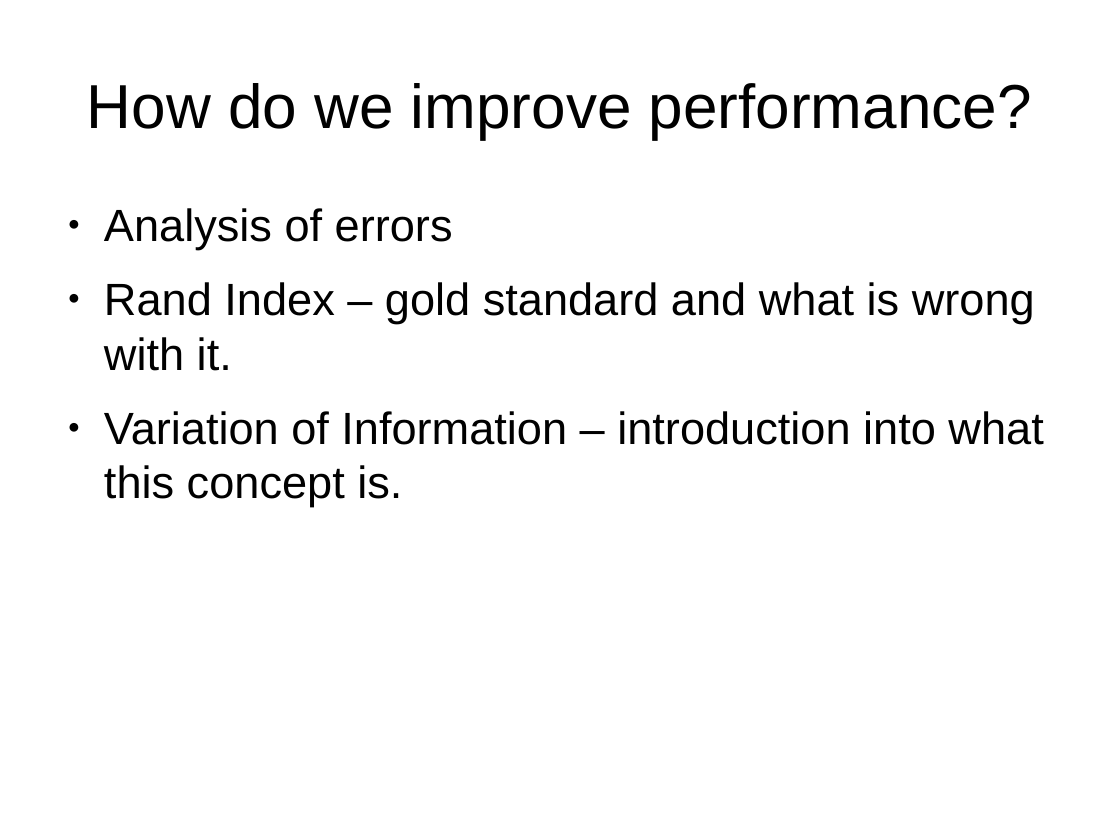
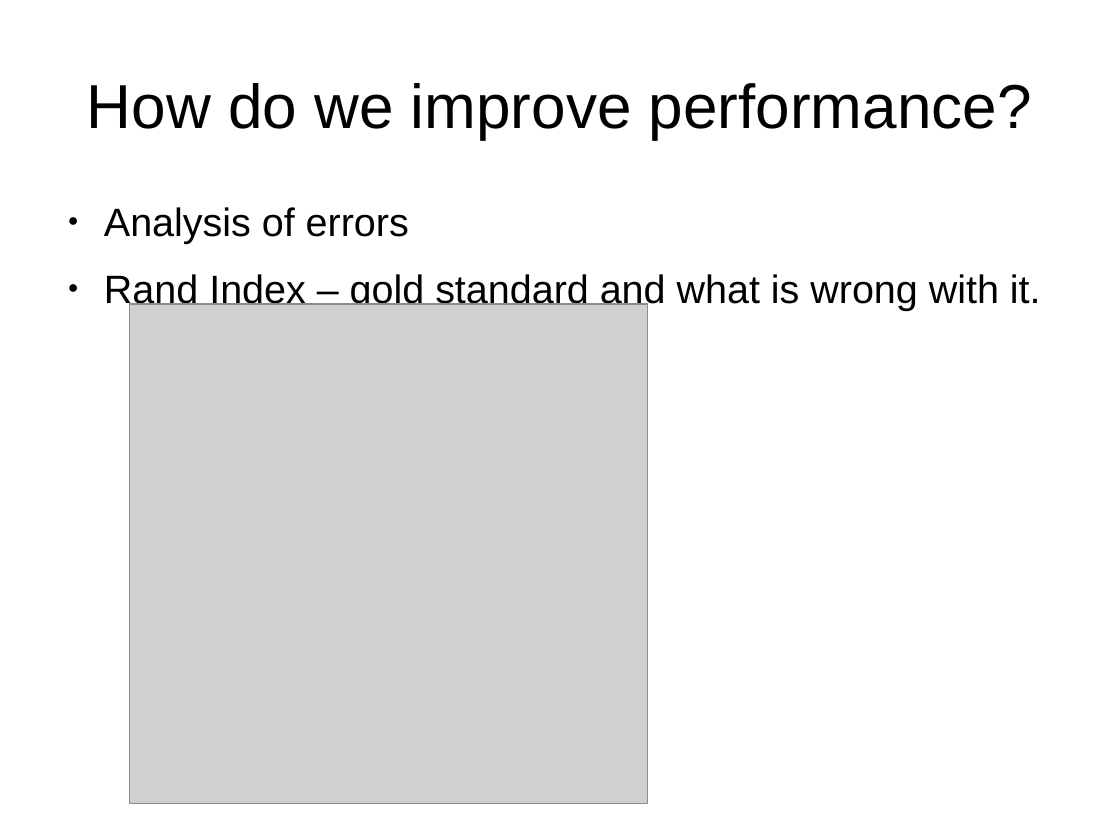
Before and after one commit to JohnnyTeutonic/view_all, a slide deck: slide 9 of Segmentation_Presentation.odp. Drawn at 1120x840 pixels with LibreOffice and Linux fonts; fonts in the diff are those of the drawing; grey boxes stand for pictures. Boxes give left, top, right and bottom in pixels: in the first picture for what was removed or moved away, otherwise in the second. Text is boxed around its words. In the diff, an @@ line names an element or a change of style, - is before the commit and + after.

Commit message:
Fixed error in view_all

```diff
--- a/Segmentation_Presentation.odp
+++ b/Segmentation_Presentation.odp
@@ text "Analysis of errors" at <box>104,207,1041,311</box>: size 32 to 28 pt @@
@@ picture added at <box>130,304,648,804</box> @@
@@ text at <box>104,411,1043,507</box>: paragraph removed @@
-● Variation of Information – introduction into what this concept is.
```
Also in this commit, not shown: 9 other slides changed, 4 slides added, 1 slide removed, 3 other files.
